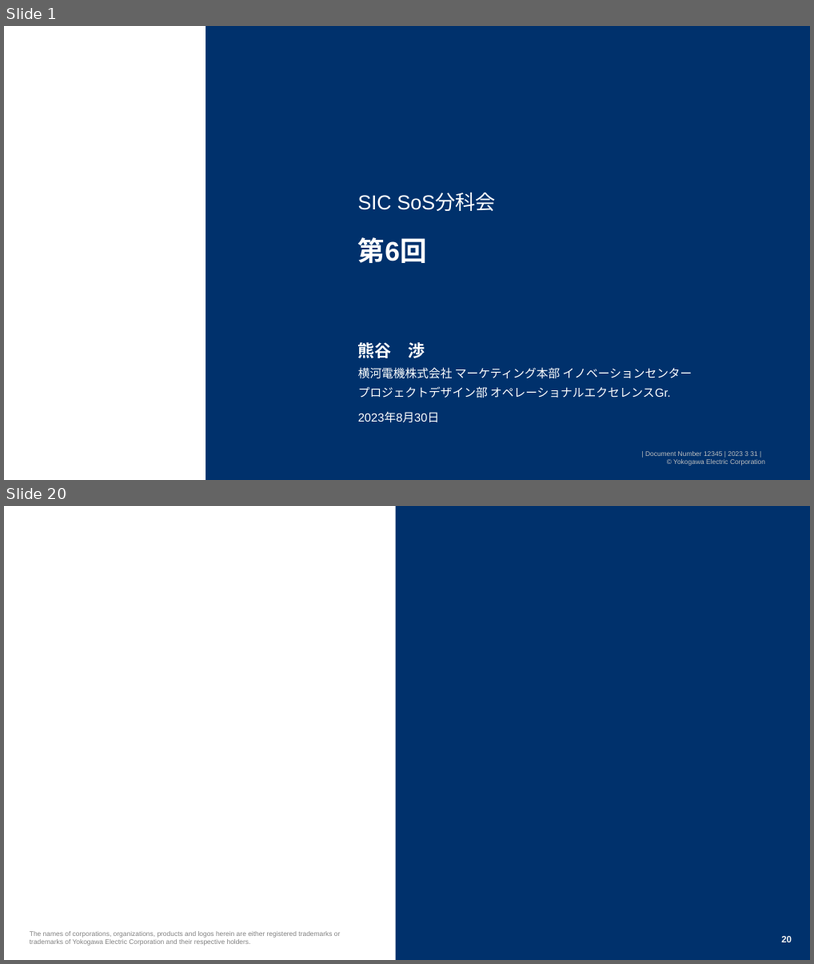
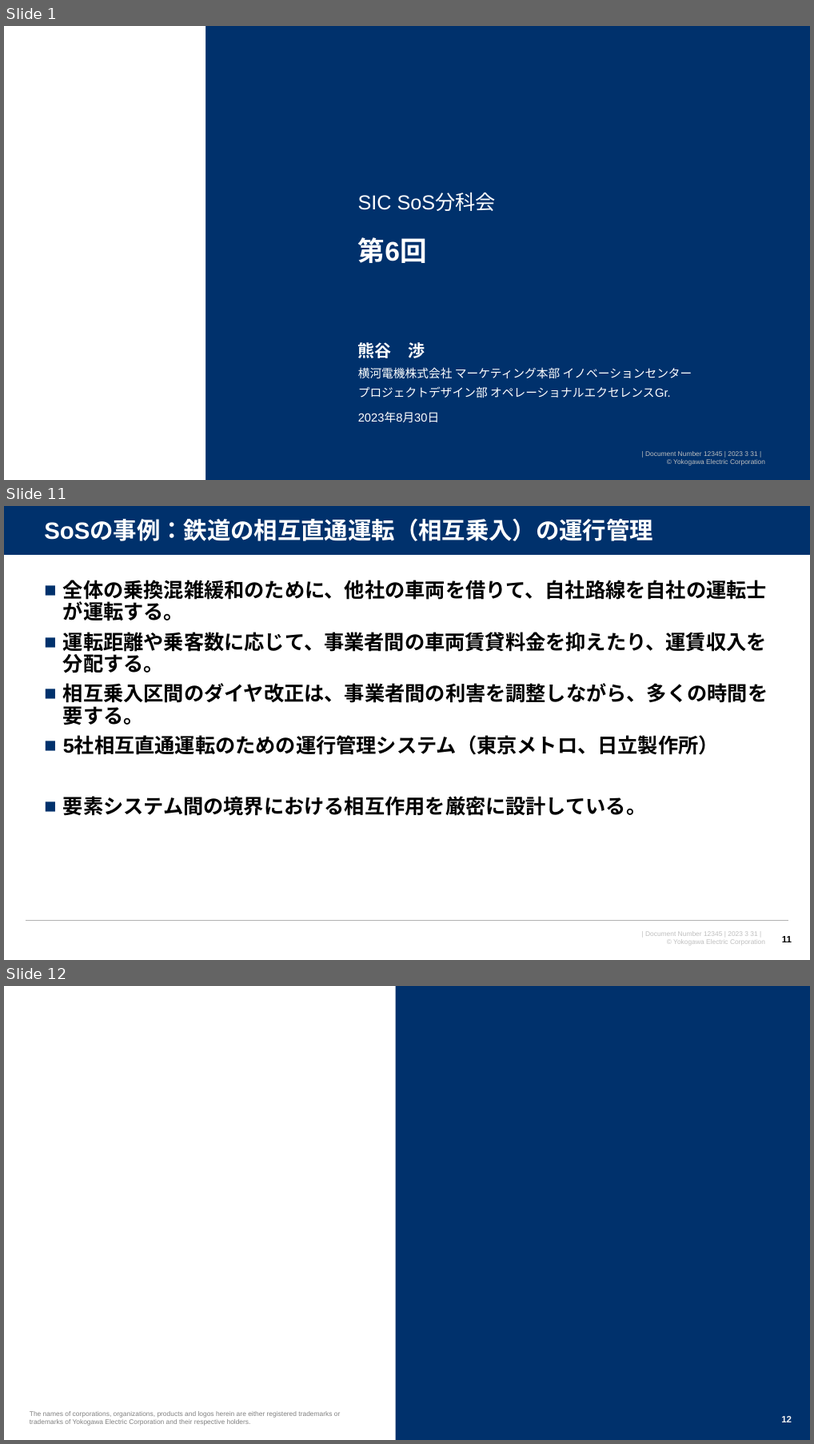
Before and after one commit to watarukumagai-git/opt, a slide deck: SoS/230830_SoS分科会6回_kuma_rev.0.pptx. Shown one above the other, each under a label of ours: slides 1 and 20 before the commit, slides 1, 11 and 12 after it; the slides between them are not shown. The pictures are 814x964 and 814x1444 pixels, drawn with LibreOffice and Linux fonts; fonts in the diff are those of the drawing; background and template pictures are left out. Boxes give left, top, right and bottom in pixels: in the first picture for what was removed or moved away, otherwise in the second. Text is boxed around its words. In the diff, an @@ line names an element or a change of style, - is before the commit and + after.

```diff
--- a/SoS/230830_SoS分科会6回_kuma_rev.0.pptx
+++ b/SoS/230830_SoS分科会6回_kuma_rev.0.pptx
@@ slide 11 added at <box>4,506,810,960</box>, background #FFFFFF; not listed: 1 template element that a slide beside it also shows @@
@@ rectangle added at <box>4,506,810,555</box>, fill #00316C @@
@@ title added at <box>44,520,654,541</box>, 28 pt, text #FFFFFF, bold @@
+SoSの事例：鉄道の相互直通運転（相互乗入）の運行管理
@@ line added from (4, 555) to (810, 555), #FFFFFF 0.75 pt @@
@@ text added at <box>63,580,768,816</box>, 24 pt, text #000000, bold @@
+■ 全体の乗換混雑緩和のために、他社の車両を借りて、自社路線を自社の運転士が運転する。
+■ 運転距離や乗客数に応じて、事業者間の車両賃貸料金を抑えたり、運賃収入を分配する。
+■ 相互乗入区間のダイヤ改正は、事業者間の利害を調整しながら、多くの時間を要する。
+■ 5社相互直通運転のための運行管理システム（東京メトロ、日立製作所）
+■ 要素システム間の境界における相互作用を厳密に設計している。
@@ line added from (25, 920) to (790, 920), #B2B2B2 1 pt @@
@@ page number added at <box>782,936,792,942</box>, 11 pt, text #000000, bold @@
+11
@@ what was slide 20 is now slide 12 @@
@@ page number at <box>782,1416,792,1422</box>: text changed @@
-20
+12
```
Also in this commit, not shown: 4 slides changed, 8 other slides added, 18 slides removed.
